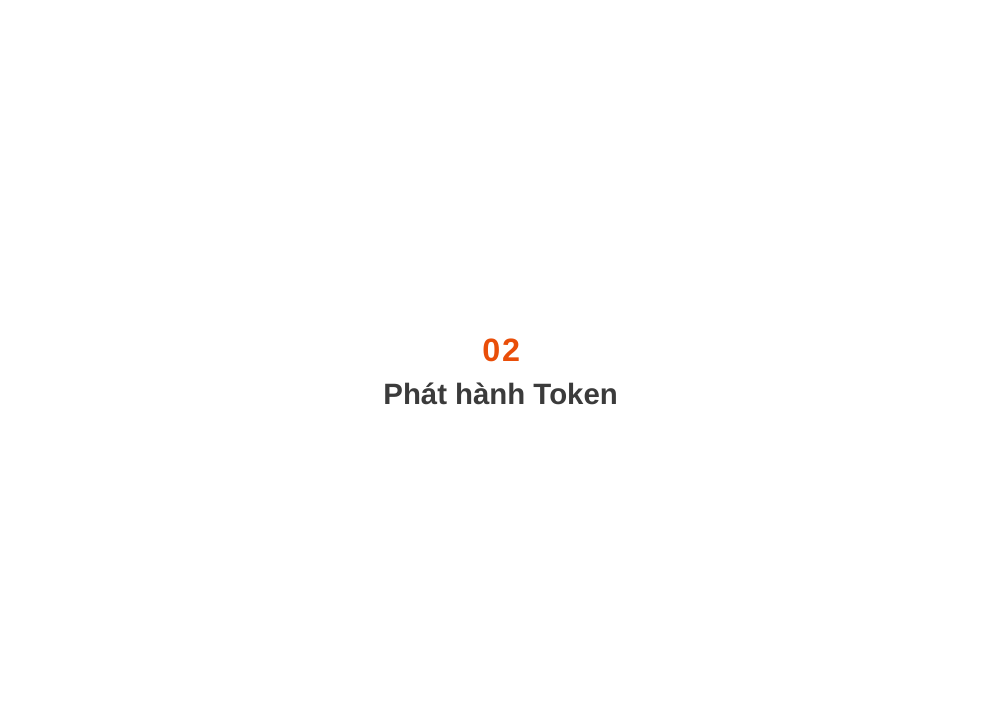
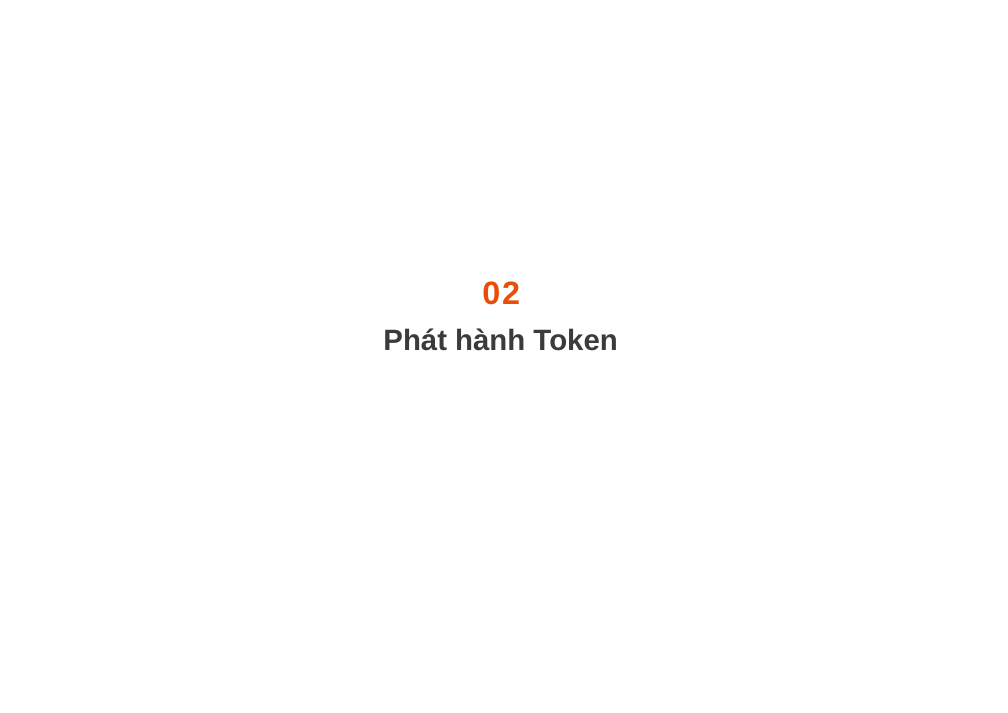
Before and after one commit to locskeleton/quorum_research, a slide deck: slide 4 of documents/ABS Architechture.pptx. Drawn at 1008x713 pixels with LibreOffice and Linux fonts; fonts in the diff are those of the drawing. Boxes give left, top, right and bottom in pixels: in the first picture for what was removed or moved away, otherwise in the second. Text is boxed around its words. In the diff, an @@ line names an element or a change of style, - is before the commit and + after.

```diff
--- a/documents/ABS Architechture.pptx
+++ b/documents/ABS Architechture.pptx
@@ text "02": place and size @@
-text "02" at [482,338,520,362]
+text "02" at [482,281,520,305]
@@ text "Phát hành Token": place and size @@
-text "Phát hành Token" at [383,382,617,405]
+text "Phát hành Token" at [383,328,617,351]
```
Also in this commit, not shown: 4 other slides changed, 1 slide removed.
